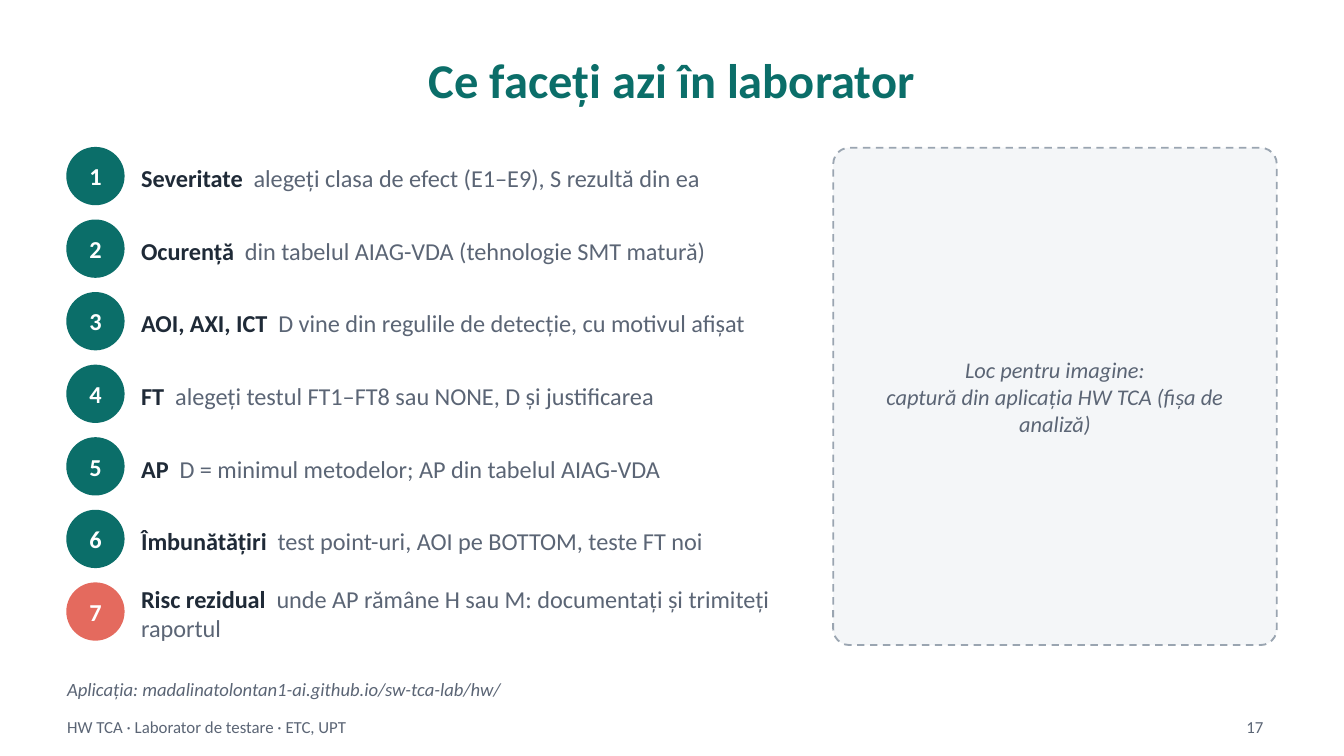
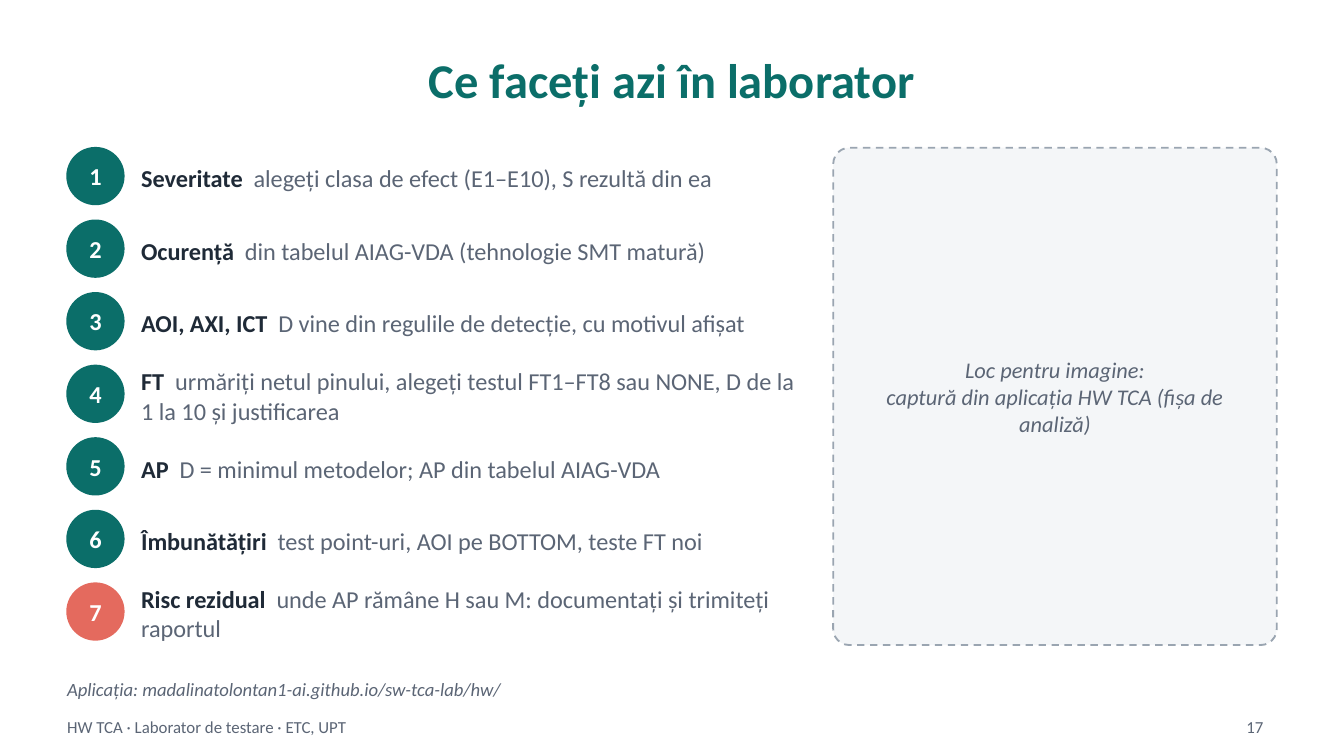
Before and after one commit to madalinatolontan1-ai/sw-tca-lab, a slide deck: slide 17 of materials/HW_TCA_curs_RO.pptx. Drawn at 1344x756 pixels with LibreOffice and Linux fonts; fonts in the diff are those of the drawing. Boxes give left, top, right and bottom in pixels: in the first picture for what was removed or moved away, otherwise in the second. Text is boxed around its words. In the diff, an @@ line names an element or a change of style, - is before the commit and + after.

```diff
--- a/materials/HW_TCA_curs_RO.pptx
+++ b/materials/HW_TCA_curs_RO.pptx
@@ text at <box>141,169,712,192</box>: text changed @@
-Severitate alegeți clasa de efect (E1–E9), S rezultă din ea
+Severitate alegeți clasa de efect (E1–E10), S rezultă din ea
@@ text at <box>141,373,794,425</box>: text changed @@
-FT alegeți testul FT1–FT8 sau NONE, D și justificarea
+FT urmăriți netul pinului, alegeți testul FT1–FT8 sau NONE, D de la 1 la 10 și justificarea
```
Also in this commit, not shown: 3 other files.
